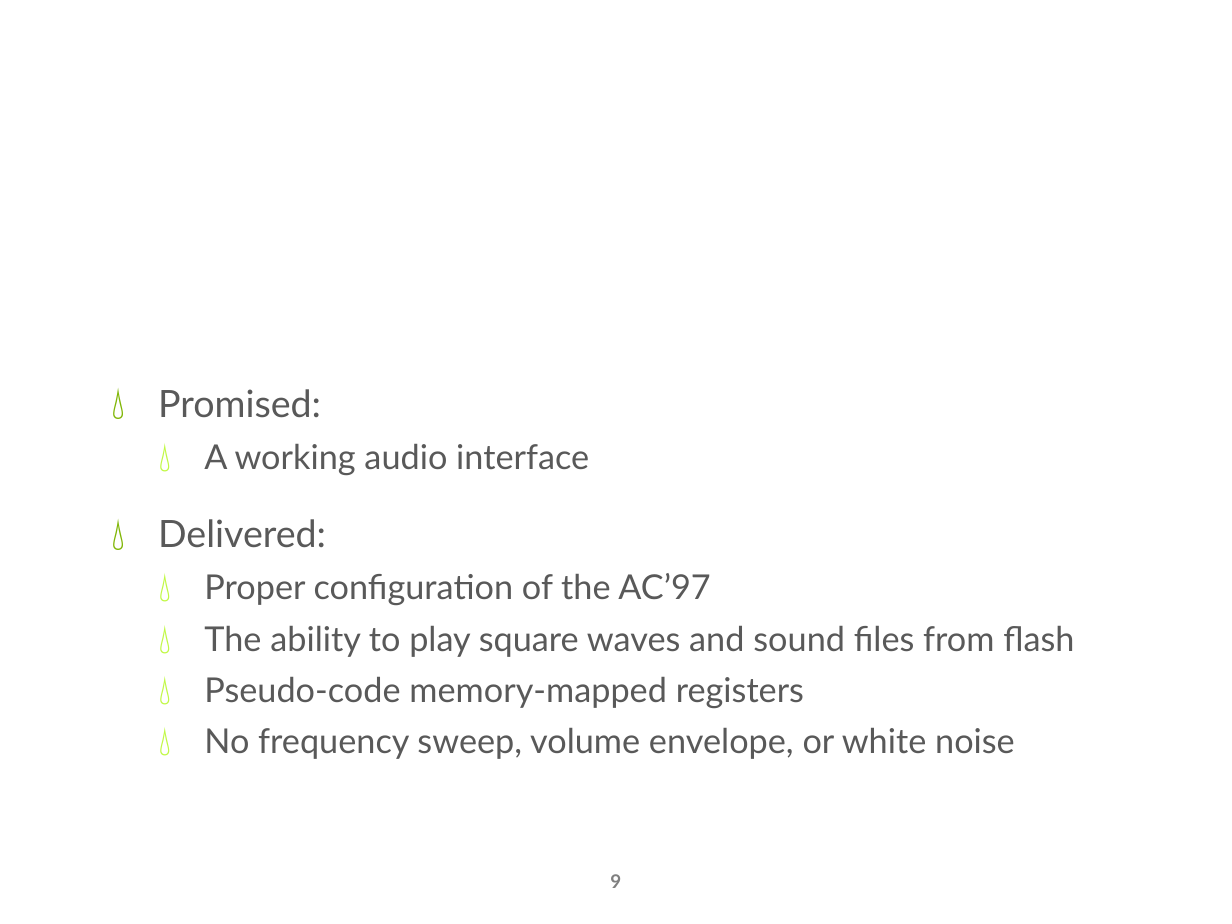
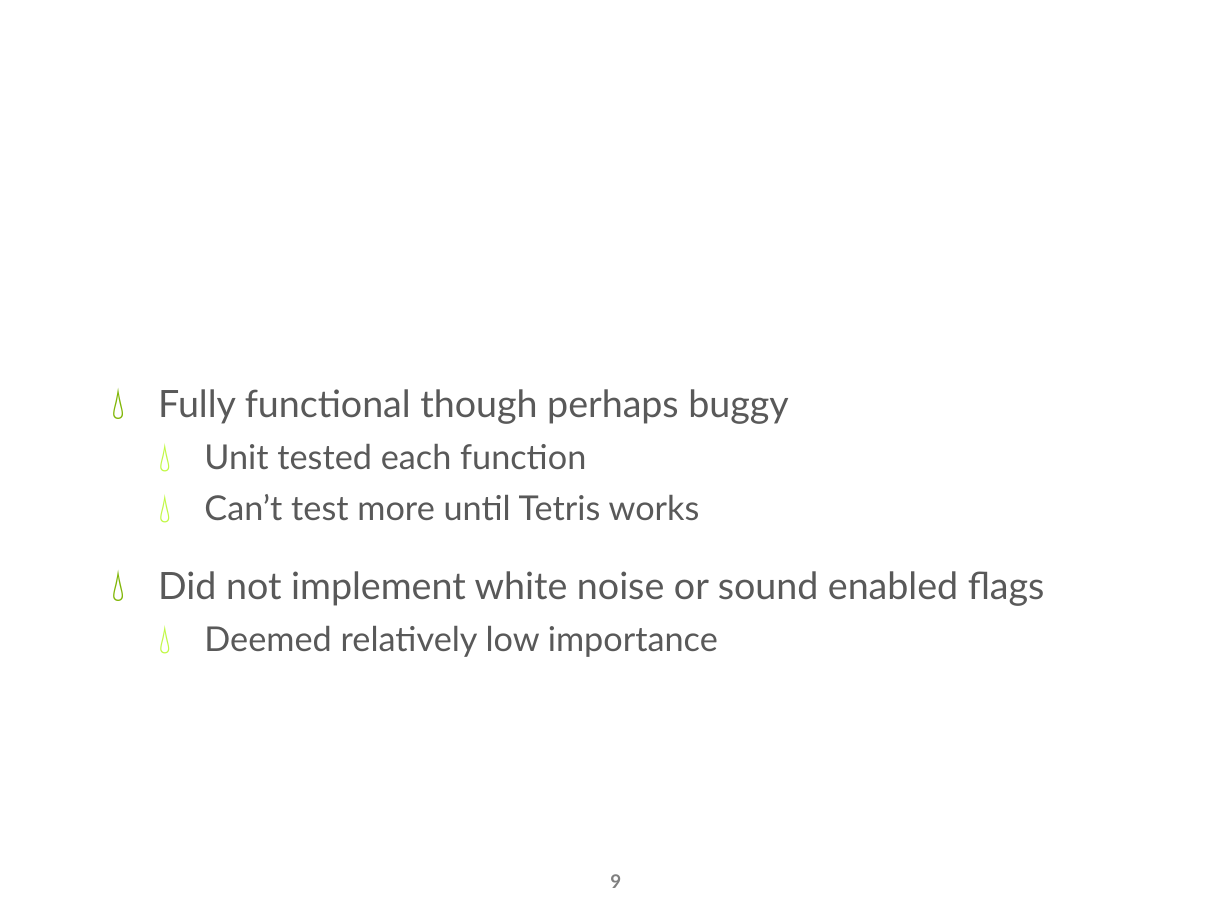
Before and after one commit to nightslide7/Gameboy, a slide deck: slide 9 of Meerkats_Presentation.pptx. Drawn at 1232x924 pixels with LibreOffice and Linux fonts; fonts in the diff are those of the drawing; background and template pictures are left out. Boxes give left, top, right and bottom in pixels: in the first picture for what was removed or moved away, otherwise in the second. Text is boxed around its words. In the diff, an @@ line names an element or a change of style, - is before the commit and + after.

```diff
--- a/Meerkats_Presentation.pptx
+++ b/Meerkats_Presentation.pptx
@@ text at [158, 389, 1045, 657]: text changed @@
-💧 Promised:
-  💧 A working audio interface
-💧 Delivered:
-  💧 Proper configuration of the AC’97
-  💧 The ability to play square waves and sound files from flash
-  💧 Pseudo-code memory-mapped registers
-  💧 No frequency sweep, volume envelope, or white noise
+💧 Fully functional though perhaps buggy
+  💧 Unit tested each function
+  💧 Can’t test more until Tetris works
+💧 Did not implement white noise or sound enabled flags
+  💧 Deemed relatively low importance
```
Also in this commit, not shown: 10 other slides changed, 1 slide added, 3 slides removed, 1 other file.
